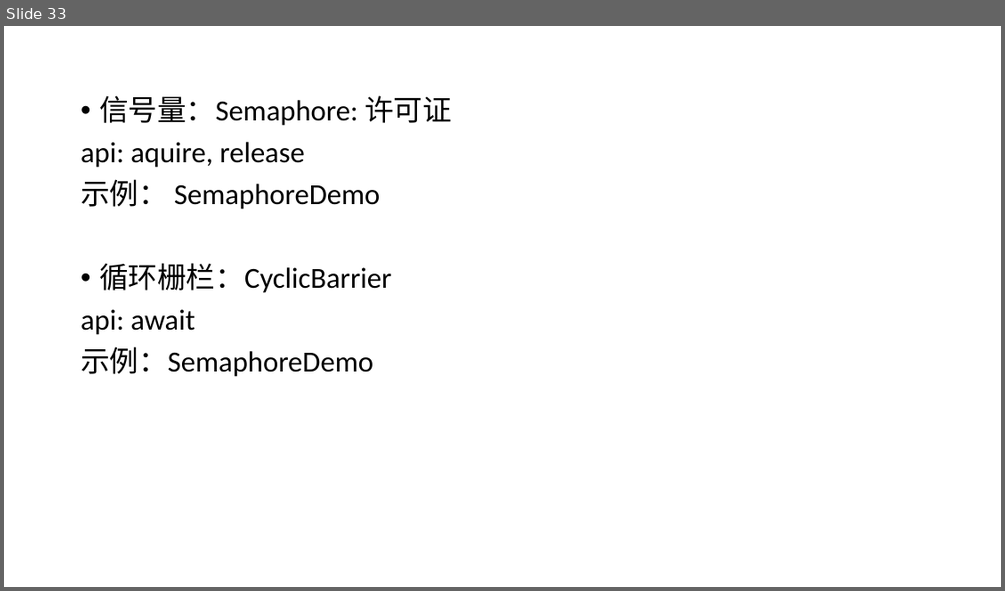
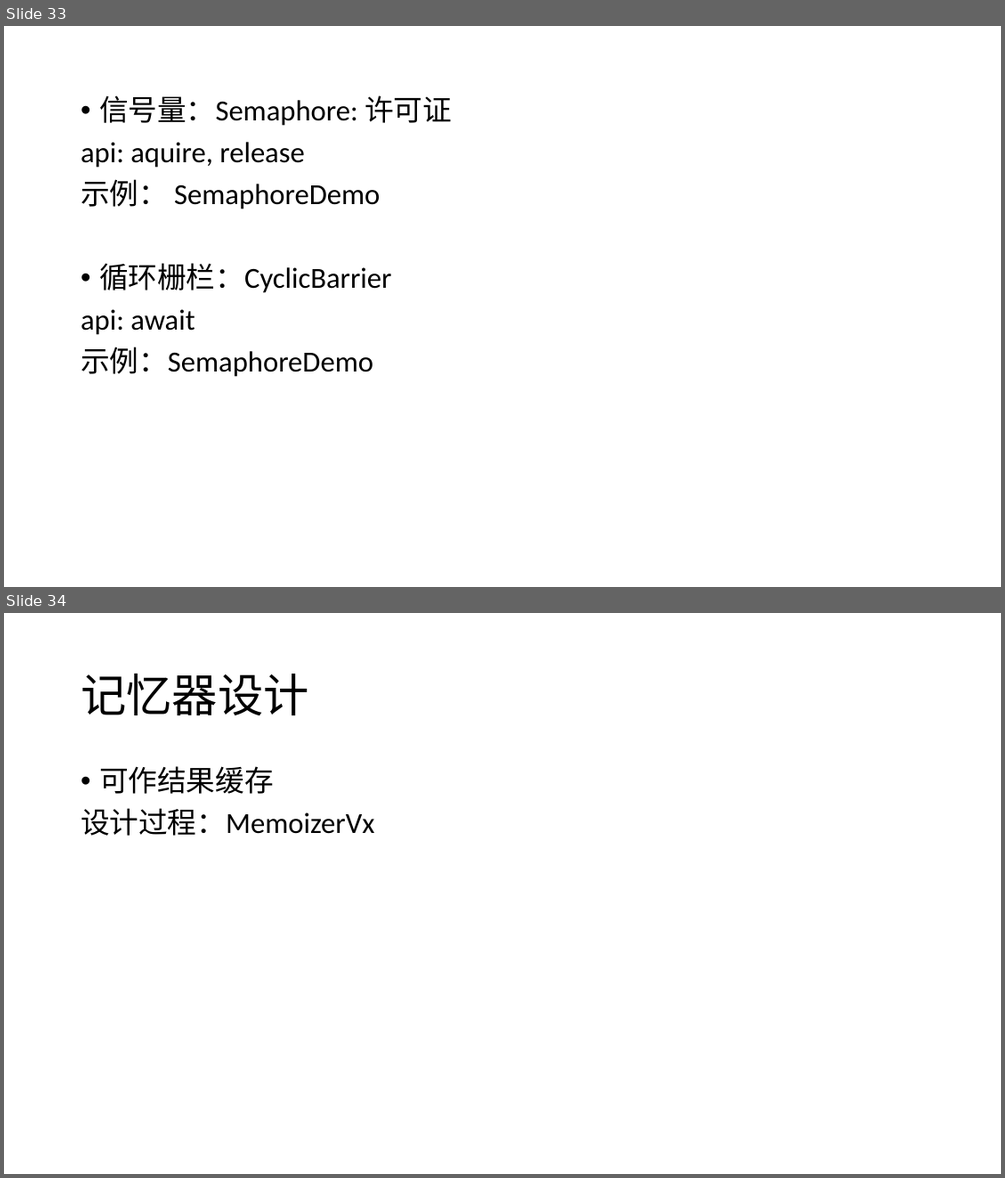
Before and after one commit to GerogeLeon/multithread_demo, a slide deck: JAVA并发编程.pptx. Shown one above the other, each under a label of ours: slide 33 before the commit, slides 33 and 34 after it. The pictures are 1005x591 and 1005x1178 pixels, drawn with LibreOffice and Linux fonts; fonts in the diff are those of the drawing. Boxes give left, top, right and bottom in pixels: in the first picture for what was removed or moved away, otherwise in the second. Text is boxed around its words. In the diff, an @@ line names an element or a change of style, - is before the commit and + after.

```diff
--- a/JAVA并发编程.pptx
+++ b/JAVA并发编程.pptx
@@ slide 34 added at <box>4,613,1001,1174</box>, background #FFFFFF @@
@@ title added at <box>81,674,309,715</box>, 44 pt, text #000000 @@
+记忆器设计
@@ text added at <box>81,766,374,835</box>, 28 pt, text #000000 @@
+• 可作结果缓存
+设计过程：MemoizerVx
```
Also in this commit, not shown: 9 other files.
